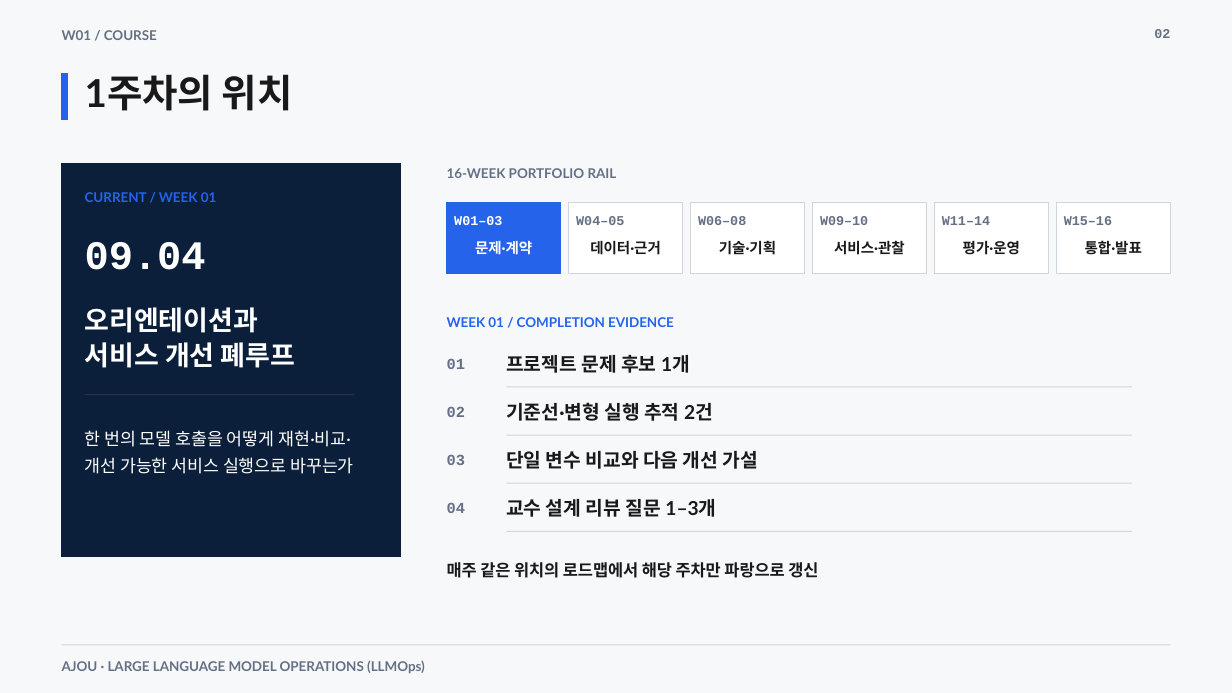
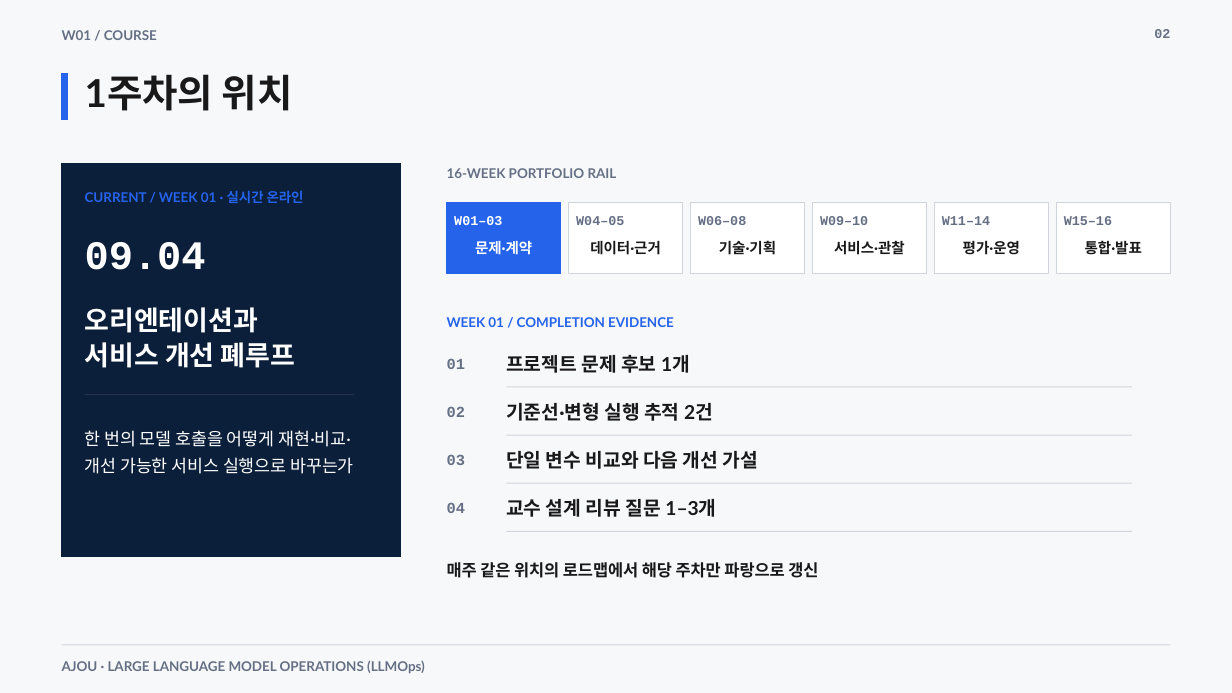
Before and after one commit to smilesjcha/llmops-16week, a slide deck: slide 2 of week01/lecture/01_week1_llmops_kickoff.pptx. Drawn at 1232x693 pixels with LibreOffice and Linux fonts; fonts in the diff are those of the drawing. Boxes give left, top, right and bottom in pixels: in the first picture for what was removed or moved away, otherwise in the second. Text is boxed around its words. In the diff, an @@ line names an element or a change of style, - is before the commit and + after.

```diff
--- a/week01/lecture/01_week1_llmops_kickoff.pptx
+++ b/week01/lecture/01_week1_llmops_kickoff.pptx
@@ text at (85, 190, 304, 203): text changed @@
-CURRENT / WEEK 01
+CURRENT / WEEK 01 · 실시간 온라인
```
Also in this commit, not shown: 5 other slides changed, 16 other files.
